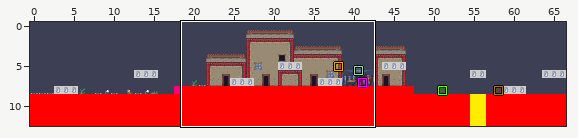
Two versions of a level (LDtk project, assets/data/levels/duck-world.ldtk). Above: a wide view before the commit, with the close-up outlined.
Close-up. As it was:
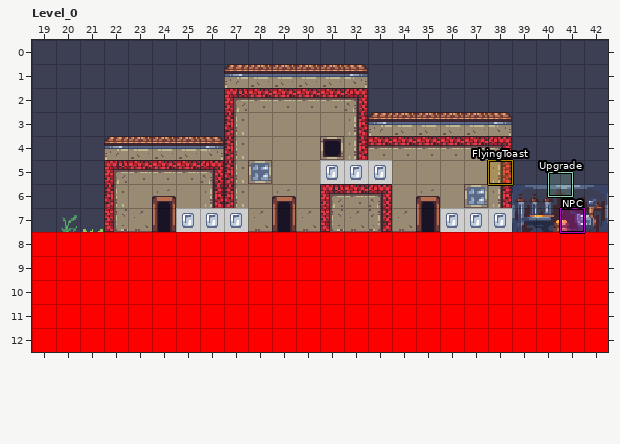
Cells are 16x16 px. Shown: Level_0 x 19..42, y 0..12. The commit also changed other parts of the map, which this record leaves out.
The result:
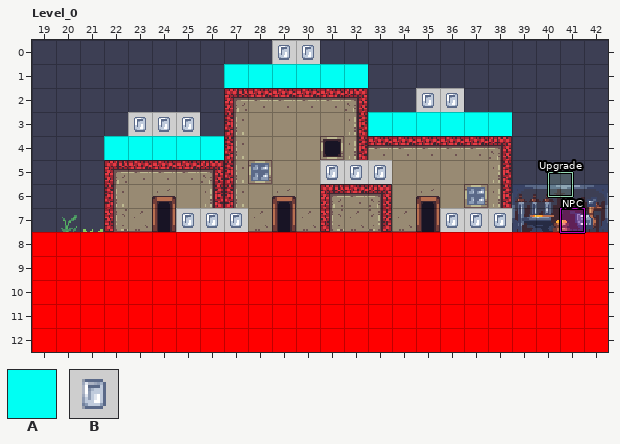
Key: from "Collision": A 3 "TOP", B 4 "COIN".
_ is an empty cell.
Objects are placed by their top-left corner, in cells (3,4 is the top-left corner of cell 3,4); size is 1x1 cell unless given.
Edits made:
Layer "Collision":
The author put tile A in row 1 at x 27 to 32; in row 3 at x 33 to 38; in row 4 at x 22 to 26.
The author put tile B in row 0 at x 29 to 30; in row 2 at x 35 to 36; in row 3 at x 23 to 25.
Layer "Entities":
Object "FlyingToast" rectangle at 38,5 is removed.
